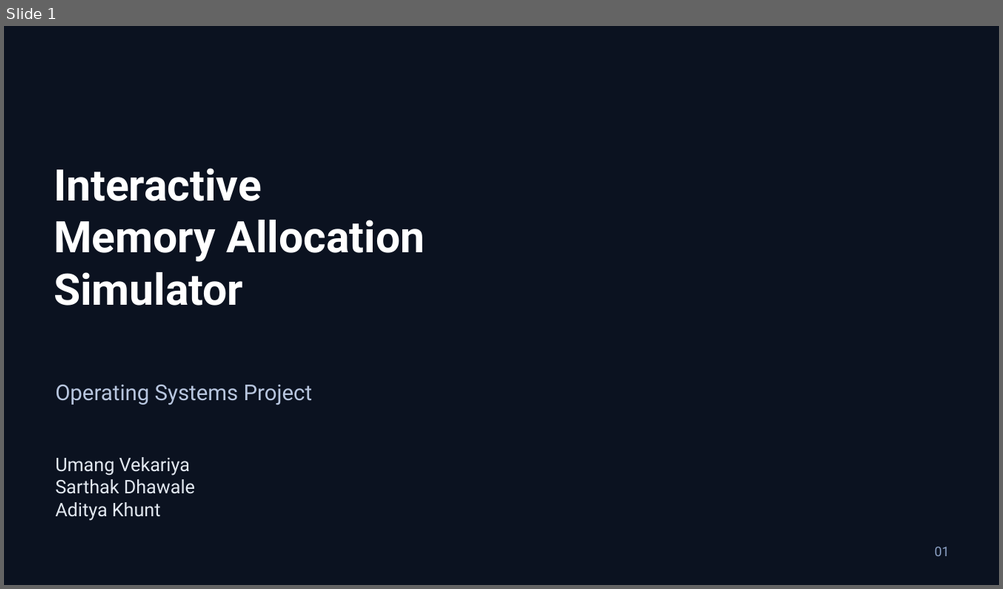
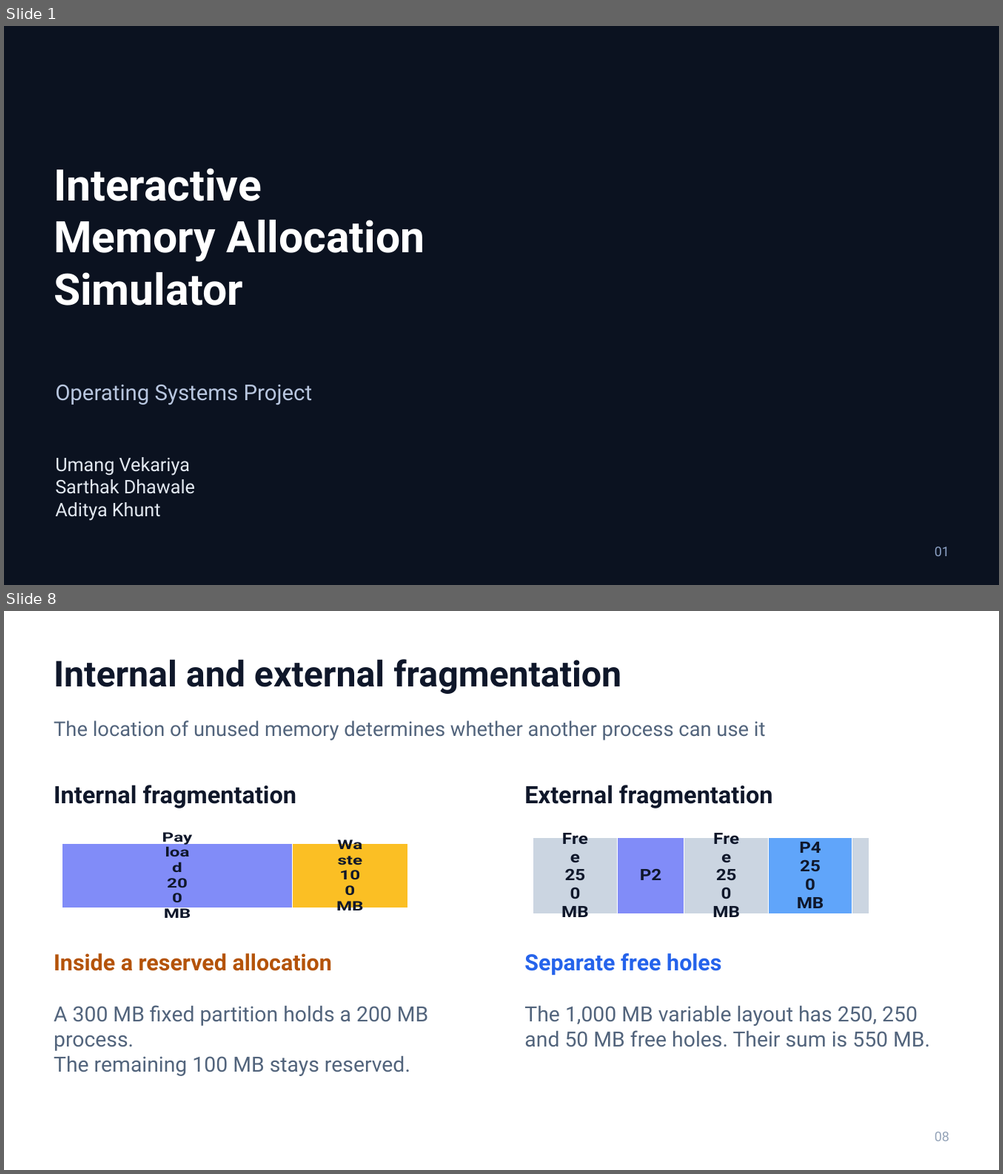
Before and after one commit to Umang-Vekariya/interactive-memory-allocation-simulator, a slide deck: docs/presentation/Interactive-Memory-Allocation-Simulator.pptx. Shown one above the other, each under a label of ours: slide 1 before the commit, slides 1 and 8 after it; the slides between them are not shown. The pictures are 1003x589 and 1003x1174 pixels, drawn with LibreOffice and Linux fonts; fonts in the diff are those of the drawing; background and template pictures are left out. Boxes give left, top, right and bottom in pixels: in the first picture for what was removed or moved away, otherwise in the second. Text is boxed around its words. In the diff, an @@ line names an element or a change of style, - is before the commit and + after.

Commit message:
Refocus OS presentation on allocation concepts and measured results

```diff
--- a/docs/presentation/Interactive-Memory-Allocation-Simulator.pptx
+++ b/docs/presentation/Interactive-Memory-Allocation-Simulator.pptx
@@ slide 8 added at box(4, 611, 999, 1170), background #FFFFFF @@
@@ text added at box(54, 659, 621, 694), 34.5 pt, text #0F172A, bold @@
+Internal and external fragmentation
@@ text added at box(54, 721, 765, 741), 19.5 pt, text #52647C @@
+The location of unused memory determines whether another process can use it
@@ text added at box(54, 785, 297, 809), 23.2 pt, text #0F172A, bold @@
+Internal fragmentation
@@ text added at box(524, 785, 773, 809), 23.2 pt, text #0F172A, bold @@
+External fragmentation
@@ bar stacked chart added at box(54, 830, 473, 922) @@
+categories: 1
+Payload: 200
+Waste: 100
@@ bar stacked chart added at box(525, 830, 944, 922) @@
+categories: 1
+Free: 250
+P2: 200
+Free: 250
+P4: 250
+Series 5: 50
@@ text added at box(54, 954, 332, 971), 21.8 pt, text #B45309, bold @@
+Inside a reserved allocation
@@ text added at box(524, 954, 721, 975), 21.8 pt, text #2563EB, bold @@
+Separate free holes
@@ text added at box(54, 1005, 428, 1076), 20.2 pt, text #52647C @@
+A 300 MB fixed partition holds a 200 MB process.
+The remaining 100 MB stays reserved.
@@ text added at box(524, 1006, 930, 1048), 20.2 pt, text #52647C @@
+The 1,000 MB variable layout has 250, 250 and 50 MB free holes. Their sum is 550 MB.
@@ text added at box(934, 1132, 949, 1142), 12.8 pt, text #94A3B8 @@
+08
```
Also in this commit, not shown: 5 slides changed, 7 other slides added, 12 slides removed, 1 other file.
